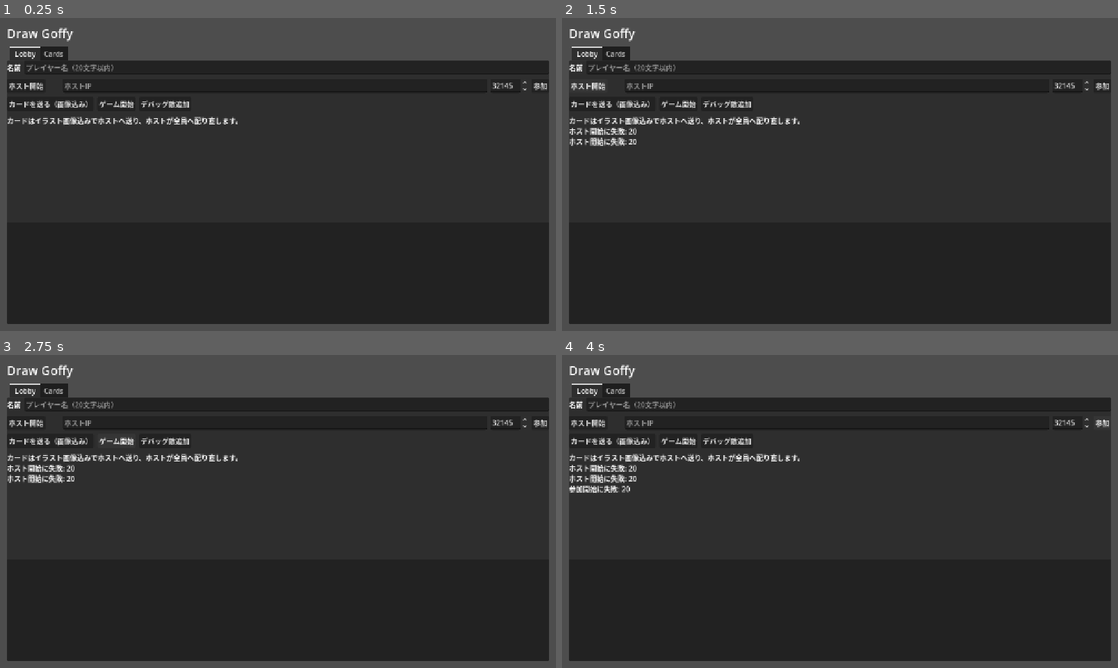
Above: before the commit, frames 1-4 (two rows, left to right).
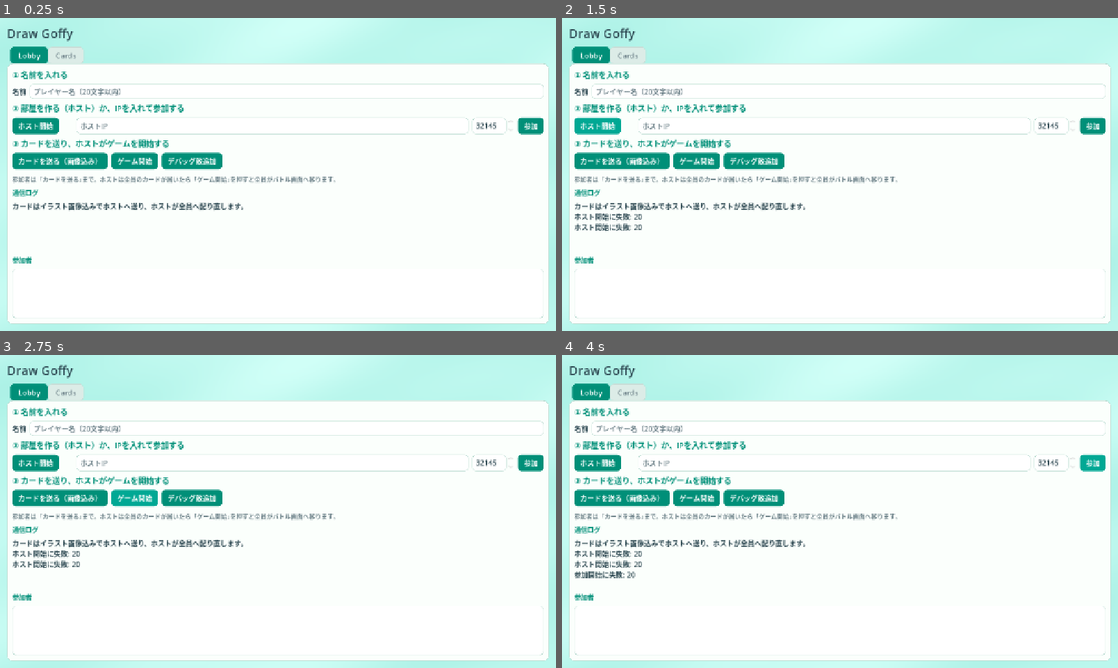
Above: after the commit, the same moments.

Repository: quikku/DrawGoffy
Game: Godot game, scene res://scenes/main.tscn
The game is run twice, just before and just after one commit, with the same random seed, the same clock (stepped at 60 frames per second) and the same inputs.
Inputs:
- Up to frame 1 (0.25 s): no input
- Up to frame 2 (1.5 s): click "ホスト開始" at 0.5 s; click "ホスト開始" at 1.25 s
- Up to frame 3 (2.75 s): click "ゲーム開始" at 2 s
- Up to frame 4 (4 s): click "ゲーム開始" at 2.75 s; click "参加" at 3.5 s

The runs differ from the first frame. In frame 1, 100% of the frame differs, in the area x 0-100%, y 0-100%; in frame 2, 100%; in frame 3, 100%; in frame 4, 100%.

Commit message:
ロビー・カード編集画面のUI/UXを刷新して全画面の見た目を統一
- バトル画面と揃う明るいティール/ミント調の統一テーマをコードで生成し、
  ロビー／カード編集画面（root配下）へ適用。バトル画面へは影響させない。
  ボタン・入力欄・選択肢・タブ・一覧・ログ・ドロップダウンを配色し、
  コントラストと視認性を大幅に改善。
- main.tscn にバトルと同じ雲シェーダ背景を追加し、画面間の統一感を強化。
- ロビーに操作手順の見出し（①名前 ②接続 ③送信/開始）とヒント、
  「通信ログ」「参加者」の見出しを追加し、操作フローを分かりやすく。
- カード編集の硬い用語（数値/属性/発動率/複数効果/比率など）に
  ツールチップで補足を追加。
- ロビー画面のプレビューテスト（lobby_preview）を追加。
  main_preview / lobby_preview / rules_smoke / bot_smoke / battle_preview
  すべて PASS を確認。

Co-Authored-By: Claude Opus 4.8 <noreply@anthropic.com>
Claude-Session: https://claude.ai/code/session_01CLC1YUK8u7zr31FpDiFeB2

Diff:
--- a/scenes/main.tscn
+++ b/scenes/main.tscn
@@ -1,7 +1,26 @@
-[gd_scene load_steps=3 format=3 uid="uid://drawgoffy_main"]
+[gd_scene load_steps=5 format=3 uid="uid://drawgoffy_main"]
 
 [ext_resource type="Script" path="res://scripts/main.gd" id="1_main"]
 [ext_resource type="PackedScene" path="res://scenes/battle_ui.tscn" id="2_battle"]
+
+[sub_resource type="Shader" id="Shader_main_bg"]
+code = "shader_type canvas_item;
+
+void fragment() {
+	vec2 uv = UV;
+	float cloud = sin(uv.x * 9.0 + sin(uv.y * 7.0)) * 0.5;
+	cloud += sin(uv.y * 12.0 - uv.x * 3.0) * 0.3;
+	cloud += sin((uv.x + uv.y) * 19.0) * 0.2;
+	cloud = cloud * 0.5 + 0.5;
+	vec3 pale = vec3(0.82, 1.0, 0.97);
+	vec3 aqua = vec3(0.40, 0.84, 0.77);
+	vec3 color = mix(pale, aqua, cloud * 0.38);
+	COLOR = vec4(color, 1.0);
+}
+"
+
+[sub_resource type="ShaderMaterial" id="ShaderMaterial_main_bg"]
+shader = SubResource("Shader_main_bg")
 
 [node name="Main" type="Control"]
 layout_mode = 3
@@ -11,6 +30,16 @@
 grow_horizontal = 2
 grow_vertical = 2
 script = ExtResource("1_main")
+
+[node name="Background" type="ColorRect" parent="."]
+material = SubResource("ShaderMaterial_main_bg")
+layout_mode = 1
+anchors_preset = 15
+anchor_right = 1.0
+anchor_bottom = 1.0
+grow_horizontal = 2
+grow_vertical = 2
+mouse_filter = 2
 
 [node name="Root" type="VBoxContainer" parent="."]
 layout_mode = 1
@@ -35,7 +64,13 @@
 
 [node name="Lobby" type="VBoxContainer" parent="Root/Tabs"]
 layout_mode = 2
-theme_override_constants/separation = 10
+theme_override_constants/separation = 8
+
+[node name="Step1Label" type="Label" parent="Root/Tabs/Lobby"]
+layout_mode = 2
+text = "① 名前を入れる"
+theme_override_colors/font_color = Color(0, 0.56, 0.47, 1)
+theme_override_font_sizes/font_size = 18
 
 [node name="NameRow" type="HBoxContainer" parent="Root/Tabs/Lobby"]
 layout_mode = 2
@@ -50,6 +85,12 @@
 size_flags_horizontal = 3
 placeholder_text = "プレイヤー名（20文字以内）"
 max_length = 20
+
+[node name="Step2Label" type="Label" parent="Root/Tabs/Lobby"]
+layout_mode = 2
+text = "② 部屋を作る（ホスト）か、IPを入れて参加する"
+theme_override_colors/font_color = Color(0, 0.56, 0.47, 1)
+theme_override_font_sizes/font_size = 18
 
 [node name="ConnectRow" type="HBoxContainer" parent="Root/Tabs/Lobby"]
 layout_mode = 2
@@ -78,6 +119,12 @@
 layout_mode = 2
 text = "参加"
 
+[node name="Step3Label" type="Label" parent="Root/Tabs/Lobby"]
+layout_mode = 2
+text = "③ カードを送り、ホストがゲームを開始する"
+theme_override_colors/font_color = Color(0, 0.56, 0.47, 1)
+theme_override_font_sizes/font_size = 18
+
 [node name="ActionRow" type="HBoxContainer" parent="Root/Tabs/Lobby"]
 layout_mode = 2
 theme_override_constants/separation = 8
@@ -93,12 +140,31 @@
 [node name="DebugBotButton" type="Button" parent="Root/Tabs/Lobby/ActionRow"]
 layout_mode = 2
 text = "デバッグ敵追加"
+
+[node name="HintLabel" type="Label" parent="Root/Tabs/Lobby"]
+layout_mode = 2
+text = "参加者は「カードを送る」まで。ホストは全員のカードが届いたら「ゲーム開始」を押すと全員がバトル画面へ移ります。"
+theme_override_colors/font_color = Color(0.43, 0.51, 0.54, 1)
+theme_override_font_sizes/font_size = 14
+autowrap_mode = 2
+
+[node name="LogLabel" type="Label" parent="Root/Tabs/Lobby"]
+layout_mode = 2
+text = "通信ログ"
+theme_override_colors/font_color = Color(0, 0.56, 0.47, 1)
+theme_override_font_sizes/font_size = 15
 
 [node name="NetworkInfo" type="RichTextLabel" parent="Root/Tabs/Lobby"]
 layout_mode = 2
 size_flags_vertical = 3
 bbcode_enabled = true
 fit_content = true
+
+[node name="PlayersLabel" type="Label" parent="Root/Tabs/Lobby"]
+layout_mode = 2
+text = "参加者"
+theme_override_colors/font_color = Color(0, 0.56, 0.47, 1)
+theme_override_font_sizes/font_size = 15
 
 [node name="Players" type="ItemList" parent="Root/Tabs/Lobby"]
 layout_mode = 2
--- a/scripts/main.gd
+++ b/scripts/main.gd
@@ -51,7 +51,9 @@
 const RARITY_LABELS: Dictionary = {"common": "コモン", "uncommon": "アンコモン", "rare": "レア", "legendary": "レジェンダリー"}
 
 func _ready() -> void:
+	_apply_ui_theme()
 	_setup_options()
+	_apply_help_tooltips()
 	_refresh_second_effect_controls()
 	_connect_signals()
 	_refresh_cards()
@@ -362,3 +364,147 @@
 	# add_text は BBCode を解釈しないので、カード名やプレイヤー名を安全に表示できる。
 	network_info.add_text("%s\n" % message)
 	network_info.scroll_to_line(network_info.get_line_count() - 1)
+
+# ---- 見た目（バトル画面と揃えた明るいテーマ） -----------------------------
+# バトル画面はコード側で独自に着色しているので、ここで作るテーマは root（ロビー／
+# カード編集）だけに割り当て、バトル画面へは影響させない。
+
+const INK := Color("#2b4650")          # 主要な文字色
+const MUTED := Color("#6d8189")        # 補助文字・プレースホルダ
+const PRIMARY := Color("#008f78")      # 主要ボタン（バトル画面と同じ緑）
+const PRIMARY_HOVER := Color("#00a894")
+const PRIMARY_PRESSED := Color("#007564")
+const SURFACE := Color("#fbfffc")      # パネル面
+const INPUT_BG := Color("#ffffff")     # 入力欄の背景
+const INPUT_BORDER := Color("#bcdcd2") # 入力欄・パネルの枠
+const FOCUS_BORDER := Color("#00a894") # フォーカス時の枠
+
+func _apply_ui_theme() -> void:
+	root.theme = _build_ui_theme()
+
+func _build_ui_theme() -> Theme:
+	var theme := Theme.new()
+	theme.default_font_size = 16
+
+	theme.set_color("font_color", "Label", INK)
+
+	# パネル類（タブの中身の下地やログ・一覧の枠に使う）
+	var surface_box: StyleBoxFlat = _flat(SURFACE, INPUT_BORDER, 1, 12, 10, 12)
+	theme.set_stylebox("panel", "PanelContainer", surface_box)
+	theme.set_stylebox("panel", "Panel", surface_box)
+
+	# 主要ボタン（ホスト開始・参加・保存など）
+	theme.set_stylebox("normal", "Button", _flat(PRIMARY, PRIMARY, 0, 9, 7, 14))
+	theme.set_stylebox("hover", "Button", _flat(PRIMARY_HOVER, PRIMARY_HOVER, 0, 9, 7, 14))
+	theme.set_stylebox("pressed", "Button", _flat(PRIMARY_PRESSED, PRIMARY_PRESSED, 0, 9, 7, 14))
+	theme.set_stylebox("disabled", "Button", _flat(Color("#cbd6d1"), Color("#cbd6d1"), 0, 9, 7, 14))
+	theme.set_stylebox("focus", "Button", _flat(Color(0, 0, 0, 0), FOCUS_BORDER, 2, 9, 7, 14))
+	theme.set_color("font_color", "Button", Color.WHITE)
+	theme.set_color("font_hover_color", "Button", Color.WHITE)
+	theme.set_color("font_pressed_color", "Button", Color.WHITE)
+	theme.set_color("font_focus_color", "Button", Color.WHITE)
+	theme.set_color("font_disabled_color", "Button", Color("#8b9a92"))
+
+	# 入力欄（名前・説明・タグ・IP など）
+	var input_box: StyleBoxFlat = _flat(INPUT_BG, INPUT_BORDER, 1, 8, 5, 9)
+	var input_focus: StyleBoxFlat = _flat(INPUT_BG, FOCUS_BORDER, 2, 8, 5, 9)
+	for input_type: String in ["LineEdit", "TextEdit"]:
+		theme.set_stylebox("normal", input_type, input_box)
+		theme.set_stylebox("focus", input_type, input_focus)
+		theme.set_stylebox("read_only", input_type, _flat(Color("#eef4f1"), INPUT_BORDER, 1, 8, 5, 9))
+		theme.set_color("font_color", input_type, INK)
+		theme.set_color("font_readonly_color", input_type, MUTED)
+		theme.set_color("caret_color", input_type, PRIMARY)
+		theme.set_color("font_selected_color", input_type, Color.WHITE)
+		theme.set_color("selection_color", input_type, Color(0.0, 0.56, 0.47, 0.35))
+	theme.set_color("font_placeholder_color", "LineEdit", MUTED)
+	theme.set_color("font_placeholder_color", "TextEdit", MUTED)
+
+	# 選択肢ボタン（種類・対象・効果・属性…）は入力欄と同じ淡い見た目にして、
+	# 主要ボタン（緑）と役割を見分けやすくする。
+	theme.set_stylebox("normal", "OptionButton", _flat(INPUT_BG, INPUT_BORDER, 1, 8, 5, 9))
+	theme.set_stylebox("hover", "OptionButton", _flat(Color("#eef8f4"), FOCUS_BORDER, 1, 8, 5, 9))
+	theme.set_stylebox("pressed", "OptionButton", _flat(Color("#e3f3ee"), FOCUS_BORDER, 1, 8, 5, 9))
+	theme.set_stylebox("disabled", "OptionButton", _flat(Color("#eef4f1"), INPUT_BORDER, 1, 8, 5, 9))
+	theme.set_stylebox("focus", "OptionButton", _flat(Color(0, 0, 0, 0), FOCUS_BORDER, 2, 8, 5, 9))
+	theme.set_color("font_color", "OptionButton", INK)
+	theme.set_color("font_hover_color", "OptionButton", INK)
+	theme.set_color("font_pressed_color", "OptionButton", INK)
+	theme.set_color("font_focus_color", "OptionButton", INK)
+	theme.set_color("font_disabled_color", "OptionButton", MUTED)
+
+	# 数値入力（SpinBox は内部で LineEdit を使うので上の設定が効く）
+	theme.set_color("font_color", "SpinBox", INK)
+
+	# チェックボックス
+	theme.set_color("font_color", "CheckBox", INK)
+	theme.set_color("font_hover_color", "CheckBox", INK)
+	theme.set_color("font_pressed_color", "CheckBox", INK)
+
+	# タブ（ロビー / カード）
+	theme.set_stylebox("panel", "TabContainer", _flat(SURFACE, INPUT_BORDER, 1, 12, 12, 12))
+	theme.set_stylebox("tab_selected", "TabContainer", _flat(PRIMARY, PRIMARY, 0, 8, 7, 18))
+	theme.set_stylebox("tab_unselected", "TabContainer", _flat(Color("#dcece7"), Color("#c7ddd6"), 1, 8, 7, 18))
+	theme.set_stylebox("tab_hovered", "TabContainer", _flat(Color("#e9f5f0"), Color("#c7ddd6"), 1, 8, 7, 18))
+	theme.set_stylebox("tabbar_background", "TabContainer", _flat(Color(0, 0, 0, 0), Color(0, 0, 0, 0), 0, 0, 0, 0))
+	theme.set_color("font_selected_color", "TabContainer", Color.WHITE)
+	theme.set_color("font_unselected_color", "TabContainer", MUTED)
+	theme.set_color("font_hovered_color", "TabContainer", INK)
+	theme.set_font_size("font_size", "TabContainer", 17)
+
+	# 一覧（カード一覧・プレイヤー一覧）
+	theme.set_stylebox("panel", "ItemList", _flat(INPUT_BG, INPUT_BORDER, 1, 10, 6, 8))
+	theme.set_stylebox("selected", "ItemList", _flat(PRIMARY, PRIMARY, 0, 7, 4, 6))
+	theme.set_stylebox("selected_focus", "ItemList", _flat(PRIMARY, PRIMARY, 0, 7, 4, 6))
+	theme.set_stylebox("hovered", "ItemList", _flat(Color("#e9f5f0"), Color(0, 0, 0, 0), 0, 7, 4, 6))
+	theme.set_stylebox("cursor", "ItemList", _flat(Color(0, 0, 0, 0), PRIMARY, 1, 7, 4, 6))
+	theme.set_stylebox("cursor_unfocused", "ItemList", _flat(Color(0, 0, 0, 0), Color(0, 0, 0, 0), 0, 7, 4, 6))
+	theme.set_color("font_color", "ItemList", INK)
+	theme.set_color("font_selected_color", "ItemList", Color.WHITE)
+	theme.set_color("font_hovered_color", "ItemList", INK)
+	theme.set_constant("v_separation", "ItemList", 4)
+
+	# ログ表示
+	theme.set_color("default_color", "RichTextLabel", INK)
+
+	# ドロップダウンのメニュー
+	theme.set_stylebox("panel", "PopupMenu", _flat(SURFACE, INPUT_BORDER, 1, 10, 6, 6))
+	theme.set_stylebox("hover", "PopupMenu", _flat(Color("#e9f5f0"), Color(0, 0, 0, 0), 0, 6, 4, 6))
+	theme.set_color("font_color", "PopupMenu", INK)
+	theme.set_color("font_hover_color", "PopupMenu", INK)
+
+	return theme
+
+func _flat(fill: Color, border: Color, border_width: int, radius: int, margin_v: int, margin_h: int) -> StyleBoxFlat:
+	var box := StyleBoxFlat.new()
+	box.bg_color = fill
+	box.border_color = border
+	box.set_border_width_all(border_width)
+	box.set_corner_radius_all(radius)
+	box.content_margin_left = margin_h
+	box.content_margin_right = margin_h
+	box.content_margin_top = margin_v
+	box.content_margin_bottom = margin_v
+	return box
+
+func _apply_help_tooltips() -> void:
+	# 用語が硬めなので、マウスを乗せると意味が出るよう補足を付ける。
+	player_name_edit.tooltip_text = "対戦相手に表示される名前です。"
+	host_button.tooltip_text = "自分がホスト（親）になって部屋を開きます。"
+	join_button.tooltip_text = "ホストのIPとポートを入力してから押すと部屋に参加します。"
+	submit_cards_button.tooltip_text = "作ったカードを画像ごとホストへ送ります。"
+	start_game_button.tooltip_text = "ホスト用。全員のカードが集まったら押すとバトルが始まります。"
+	debug_bot_button.tooltip_text = "動作確認用。ランダムに行動する練習相手を1体追加します。"
+	name_edit.tooltip_text = "カードの名前。"
+	description_edit.tooltip_text = "カードに書く説明・フレーバーテキスト。"
+	card_type.tooltip_text = "武器・防具・奇跡・特殊のどれかを選びます。"
+	target.tooltip_text = "効果が誰に向くか（敵1体・自分・敵全体・全員）。"
+	effect.tooltip_text = "カードの効果（攻撃・防御・回復など）。"
+	power.tooltip_text = "効果の強さ。攻撃なら威力、回復なら回復量。"
+	attribute.tooltip_text = "属性。防御できる相手や相性に影響します（回復のみは属性なし）。"
+	chance.tooltip_text = "この効果が発動する確率（%）。"
+	effect_mode.tooltip_text = "効果を2つ持つとき、両方出すか・どちらか一方を抽選するか。"
+	weight1.tooltip_text = "「どちらか一方」を選んだときの、効果1が出やすさの比率。"
+	second_effect_enabled.tooltip_text = "1枚のカードに2つ目の効果を持たせます。"
+	second_weight.tooltip_text = "「どちらか一方」のときの効果2の比率。"
+	tags_edit.tooltip_text = "カンマ区切りのタグ（例: full_reflect）。分類や特殊挙動に使います。"
--- /dev/null
+++ b/tests/lobby_preview.gd
@@ -0,0 +1,32 @@
+extends SceneTree
+
+func _init() -> void:
+	call_deferred("_render_preview")
+
+func _render_preview() -> void:
+	var main: Control = load("res://scenes/main.tscn").instantiate()
+	root.add_child(main)
+	var tabs: TabContainer = main.get_node("Root/Tabs")
+	tabs.current_tab = 0
+	var name_edit: LineEdit = main.get_node("Root/Tabs/Lobby/NameRow/PlayerName")
+	name_edit.text = "うんち"
+	var address: LineEdit = main.get_node("Root/Tabs/Lobby/ConnectRow/JoinAddress")
+	address.text = "192.168.1.20"
+	var players: ItemList = main.get_node("Root/Tabs/Lobby/Players")
+	players.add_item("うんち / peer 1")
+	players.add_item("ぺけねデヴ / peer 87213641")
+	players.add_item("友人その2 / peer 45120037")
+	var log: RichTextLabel = main.get_node("Root/Tabs/Lobby/NetworkInfo")
+	log.add_text("ホストを開始しました。ポート 32145\n")
+	log.add_text("UPnP 成功。外部IP 203.0.113.7 を参加者へ伝えてください。\n")
+	log.add_text("ぺけねデヴ が参加しました。\n")
+	log.add_text("対戦用の共有カード: 24枚\n")
+	await process_frame
+	await process_frame
+	await create_timer(0.25).timeout
+	var image: Image = root.get_viewport().get_texture().get_image()
+	var error: Error = image.save_png("res://tests/lobby_preview.png")
+	assert(error == OK)
+	print("lobby_preview: PASS")
+	main.free()
+	quit()
Binary file added: tests/lobby_preview.png
Binary file changed: tests/main_preview.png
